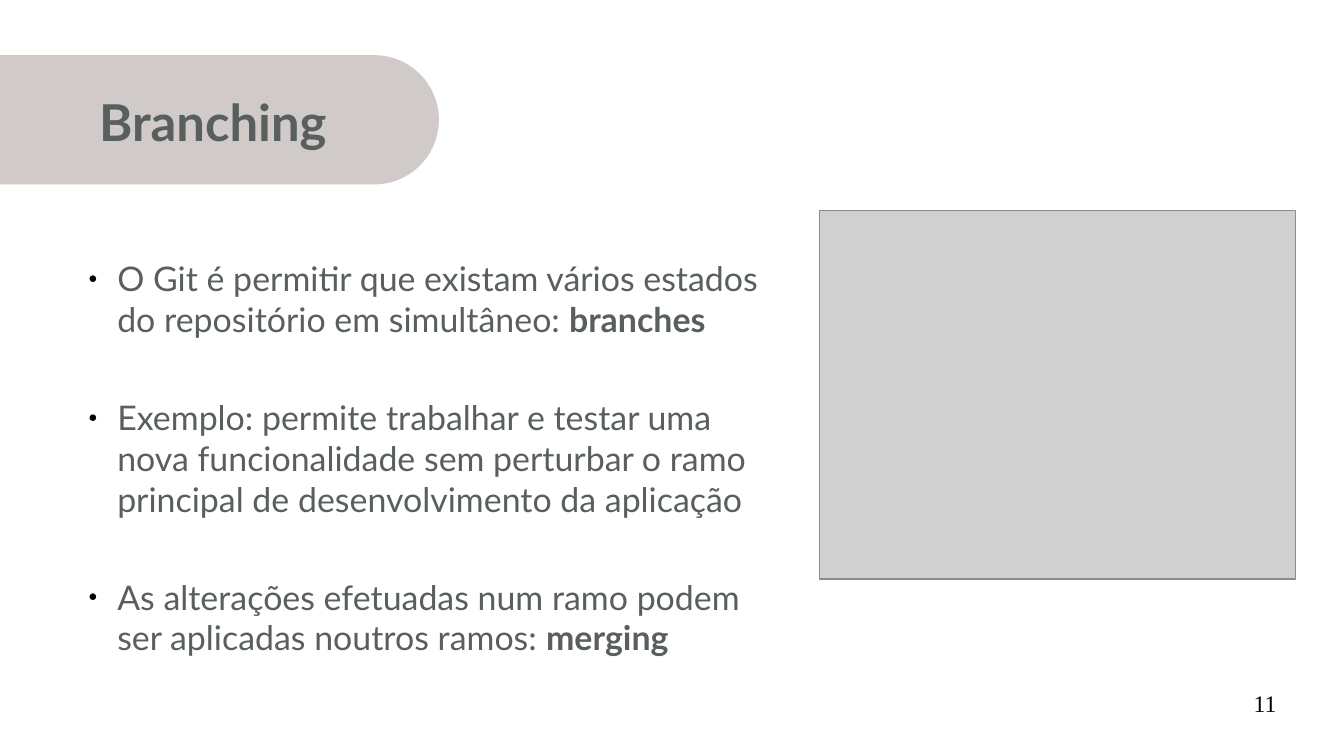
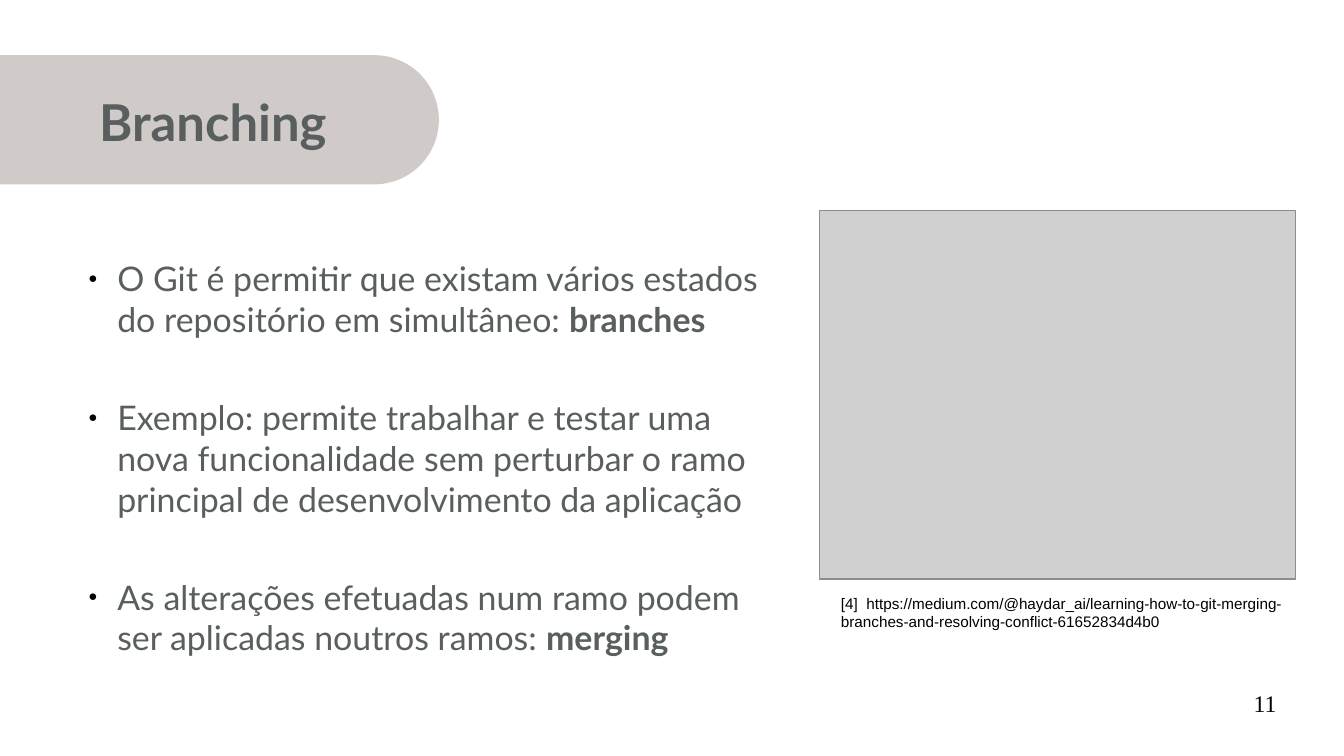
Before and after one commit to miguelpinho/git-lecture, a slide deck: slide 11 of lecture_pt.odp. Drawn at 1344x756 pixels with LibreOffice and Linux fonts; fonts in the diff are those of the drawing; grey boxes stand for pictures. Boxes give left, top, right and bottom in pixels: in the first picture for what was removed or moved away, otherwise in the second. Text is boxed around its words. In the diff, an @@ line names an element or a change of style, - is before the commit and + after.

```diff
--- a/lecture_pt.odp
+++ b/lecture_pt.odp
@@ text added at bbox=[841, 598, 1281, 630], 9 pt, text #000000 @@
+[4] https://medium.com/@haydar_ai/learning-how-to-git-merging-branches-and-resolving-conflict-61652834d4b0
```
Also in this commit, not shown: 3 other slides changed.
